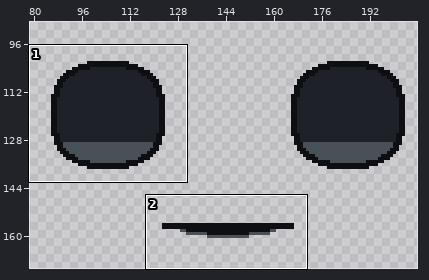
One commit to this pixel-art file: fuentes/aseprite/geo/cara_niño_face_2.aseprite. The first picture is a wide view before the edit; the outline marks the close-up.
Close-up. As it was:
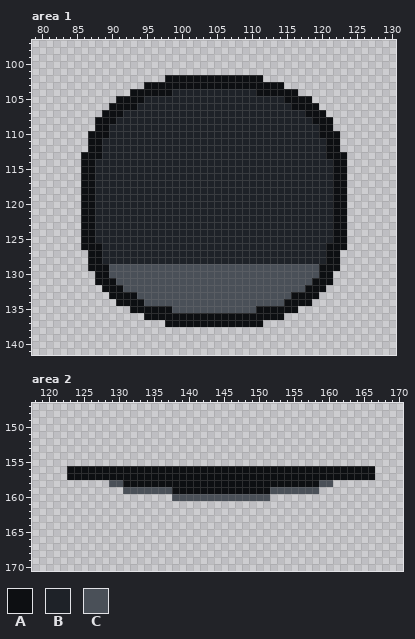
256x256 pixels, 1 frame. Shown: area 1: x 79..130, y 97..141; area 2: x 118..170, y 147..170. The wide view leaves out empty margins. The commit also changed other parts of the picture, which this record leaves out.
Palette (. is transparent): A #0d0f12  B #1e2228  C #4a5058
Pixels before, area 1, first column x 86:
102 ............AAAAAAAAAAAAAA............
103 .........AAAAAAAAAAAAAAAAAAAA.........
104 .......AAAAAABBBBBBBBBBBBAAAAAA.......
105 .....AAAABBBBBBBBBBBBBBBBBBBBAAAA.....
106 ....AAAABBBBBBBBBBBBBBBBBBBBBBAAAA....
107 ...AAABBBBBBBBBBBBBBBBBBBBBBBBBBAAA...
108 ..AAABBBBBBBBBBBBBBBBBBBBBBBBBBBBAAA..
109 ..AABBBBBBBBBBBBBBBBBBBBBBBBBBBBBBAA..
110 .AAABBBBBBBBBBBBBBBBBBBBBBBBBBBBBBAAA.
111 .AABBBBBBBBBBBBBBBBBBBBBBBBBBBBBBBBAA.
112 .AABBBBBBBBBBBBBBBBBBBBBBBBBBBBBBBBAA.
113 AAABBBBBBBBBBBBBBBBBBBBBBBBBBBBBBBBAAA
114 AABBBBBBBBBBBBBBBBBBBBBBBBBBBBBBBBBBAA
115 AABBBBBBBBBBBBBBBBBBBBBBBBBBBBBBBBBBAA
116 AABBBBBBBBBBBBBBBBBBBBBBBBBBBBBBBBBBAA
117 AABBBBBBBBBBBBBBBBBBBBBBBBBBBBBBBBBBAA
118 AABBBBBBBBBBBBBBBBBBBBBBBBBBBBBBBBBBAA
119 AABBBBBBBBBBBBBBBBBBBBBBBBBBBBBBBBBBAA
120 AABBBBBBBBBBBBBBBBBBBBBBBBBBBBBBBBBBAA
121 AABBBBBBBBBBBBBBBBBBBBBBBBBBBBBBBBBBAA
122 AABBBBBBBBBBBBBBBBBBBBBBBBBBBBBBBBBBAA
123 AABBBBBBBBBBBBBBBBBBBBBBBBBBBBBBBBBBAA
124 AABBBBBBBBBBBBBBBBBBBBBBBBBBBBBBBBBBAA
125 AABBBBBBBBBBBBBBBBBBBBBBBBBBBBBBBBBBAA
126 AAABBBBBBBBBBBBBBBBBBBBBBBBBBBBBBBBAAA
127 .AABBBBBBBBBBBBBBBBBBBBBBBBBBBBBBBBAA.
128 .AABBBBBBBBBBBBBBBBBBBBBBBBBBBBBBBBAA.
129 .AAACCCCCCCCCCCCCCCCCCCCCCCCCCCCCCAAA.
130 ..AACCCCCCCCCCCCCCCCCCCCCCCCCCCCCCAA..
131 ..AAACCCCCCCCCCCCCCCCCCCCCCCCCCCCAAA..
132 ...AAACCCCCCCCCCCCCCCCCCCCCCCCCCAAA...
133 ....AAAACCCCCCCCCCCCCCCCCCCCCCAAAA....
134 .....AAAACCCCCCCCCCCCCCCCCCCCAAAA.....
135 .......AAAAAACCCCCCCCCCCCAAAAAA.......
136 .........AAAAAAAAAAAAAAAAAAAA.........
137 ............AAAAAAAAAAAAAA............
Pixels before, area 2, first column x 123:
156 AAAAAAAAAAAAAAAAAAAAAAAAAAAAAAAAAAAAAAAAAAAA
157 AAAAAAAAAAAAAAAAAAAAAAAAAAAAAAAAAAAAAAAAAAAA
158 ......CCAAAAAAAAAAAAAAAAAAAAAAAAAAAACC......
159 ........CCCCCCCAAAAAAAAAAAAAACCCCCCC........
160 ...............CCCCCCCCCCCCCC...............
The result:
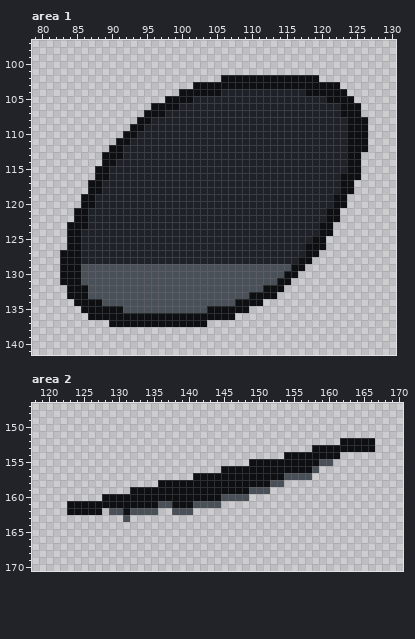
The exact change:
Changed rows in their new state; - is an unchanged pixel.
Area 1:
first column x 83:
102 ---------------........------AAAAAAAA-------
103 ------------.......-------------AAAAAAAA----
104 ----------.......AAAAAA-----BBBBBBBAAAAAA---
105 --------.......AAAA-------------BBBBBBAAAA--
106 -------......AAAA----------------BBBBBBBAAA-
107 ------......AAA--------------------BBBBBAAA-
108 -----......AA-----------------------BBBBBAAA
109 -----.....AA-------------------------BBBBAAA
110 ----.....AA--------------------------BBBBAAA
111 ----....AA----------------------------BBBAAA
112 ----...AA-----------------------------BBBAAA
113 ---...AAA-----------------------------BBBAA-
114 ---...AA-------------------------------BBAA-
115 ---..AA--------------------------------BBAA-
116 ---..AA--------------------------------B-AA-
117 ---.-A---------------------------------B-A--
118 ---.-A---------------------------------B-A--
121 --A-B---------------------------------A-.---
122 --A-B---------------------------------A-.---
123 -AA-B--------------------------------AA..---
124 -AABB--------------------------------AA..---
125 -AABB-------------------------------AA...---
126 -AABBB-----------------------------AAA...---
127 AAABBB-----------------------------AA...----
128 AAABBB----------------------------AA....----
129 AAACCCC--------------------------AA.....----
130 AAACCCC-------------------------AA.....-----
131 AAACCCCC-----------------------AA......-----
132 -AAACCCCC--------------------AAA......------
133 -AAACCCCCCC----------------AAAA......-------
134 --AAAACCCCCC-------------AAAA.......--------
135 ---AAAAAACCCCCCC-----AAAAAA.......----------
136 ----AAAAAAAA-------------.......------------
137 -------AAAAAAAA------........---------------
Area 2:
first column x 123:
152 ---------------------------------------AAAAA
153 -----------------------------------AAAAAAAAA
154 -------------------------------AAAAAAAA-----
155 --------------------------AAAAAAAAAACC------
156 ......................-------------C........
157 ..................-------------CCCC.........
158 ------.......----------------CC.......------
159 --------.AAAAAA-----------CCC.......--------
160 -----AAAAAAAAAAAAAAAAA----...---------------
161 AAAAAAAAAAAAACCAAACCCC----------------------
162 AAAAA-CCACCCC--CCC--------------------------
163 --------C-----------------------------------
